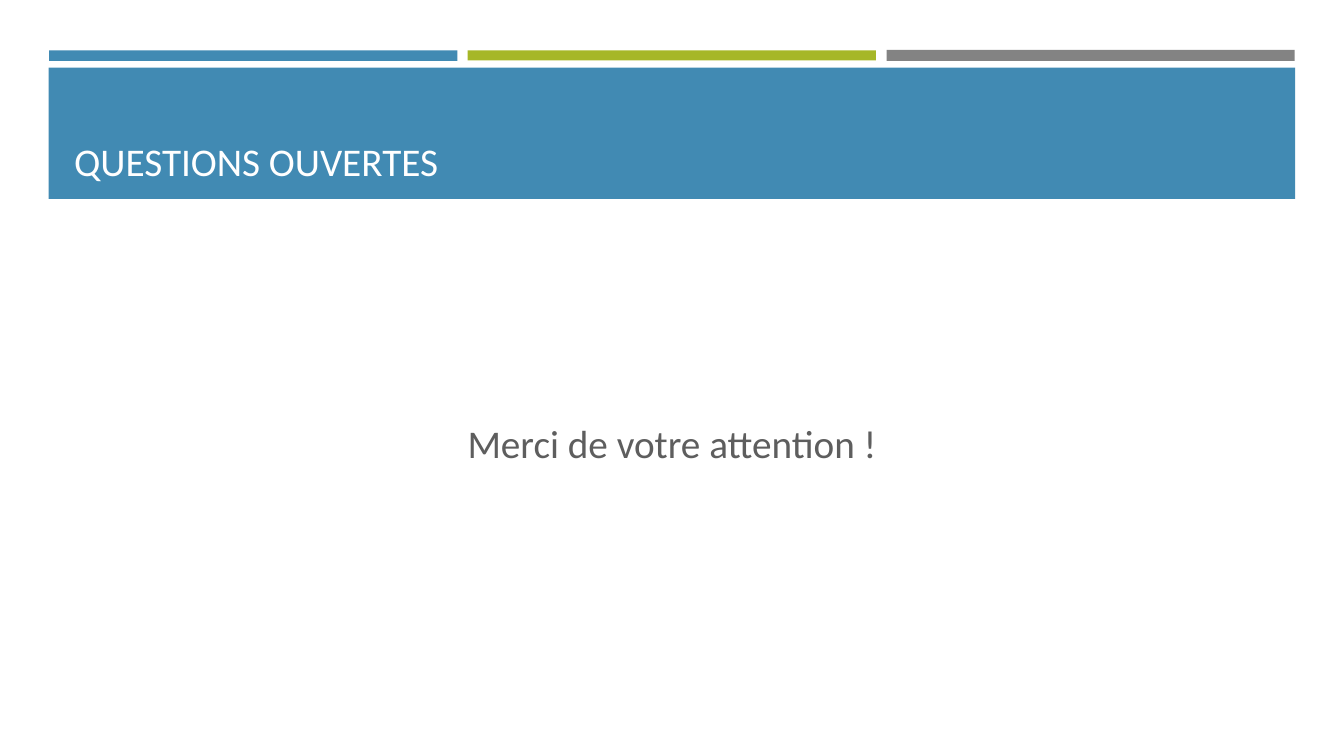
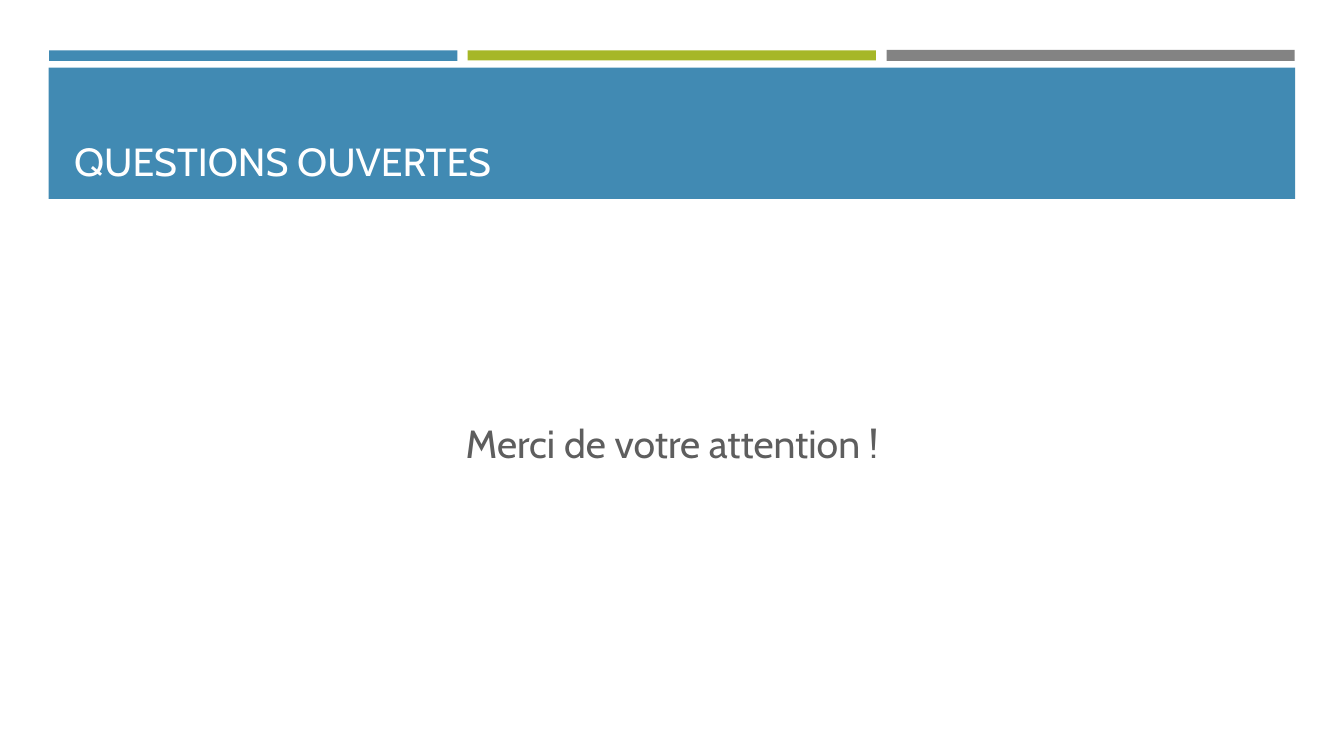
Before and after one commit to Olydia/Discolog, a slide deck: slide 18 of papers/Presentations/Seminaire_CPU/seminaire_13_12.pptx. Drawn at 1344x756 pixels with LibreOffice and Linux fonts; fonts in the diff are those of the drawing. Boxes give left, top, right and bottom in pixels: in the first picture for what was removed or moved away, otherwise in the second. Text is boxed around its words. In the diff, an @@ line names an element or a change of style, - is before the commit and + after.

```diff
--- a/papers/Presentations/Seminaire_CPU/seminaire_13_12.pptx
+++ b/papers/Presentations/Seminaire_CPU/seminaire_13_12.pptx
@@ title "QUESTIONS OUVERTES" at <box>74,148,491,177</box>: font Calibri to Cabin; indent changed @@
@@ text "Merci de votre attention !" at <box>466,428,860,459</box>: font Calibri to Cabin; indent changed; less space between paragraphs @@
```
Also in this commit, not shown: 16 other slides changed, 1 slide added, 1 slide removed, 4 other files.
